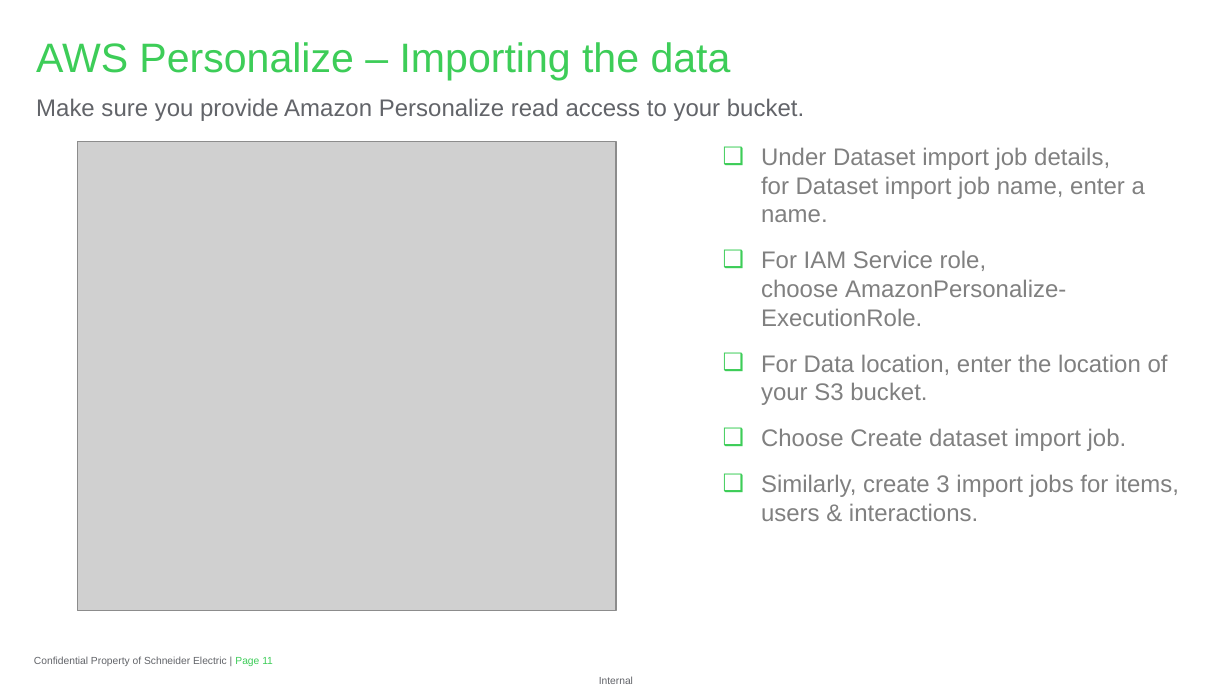
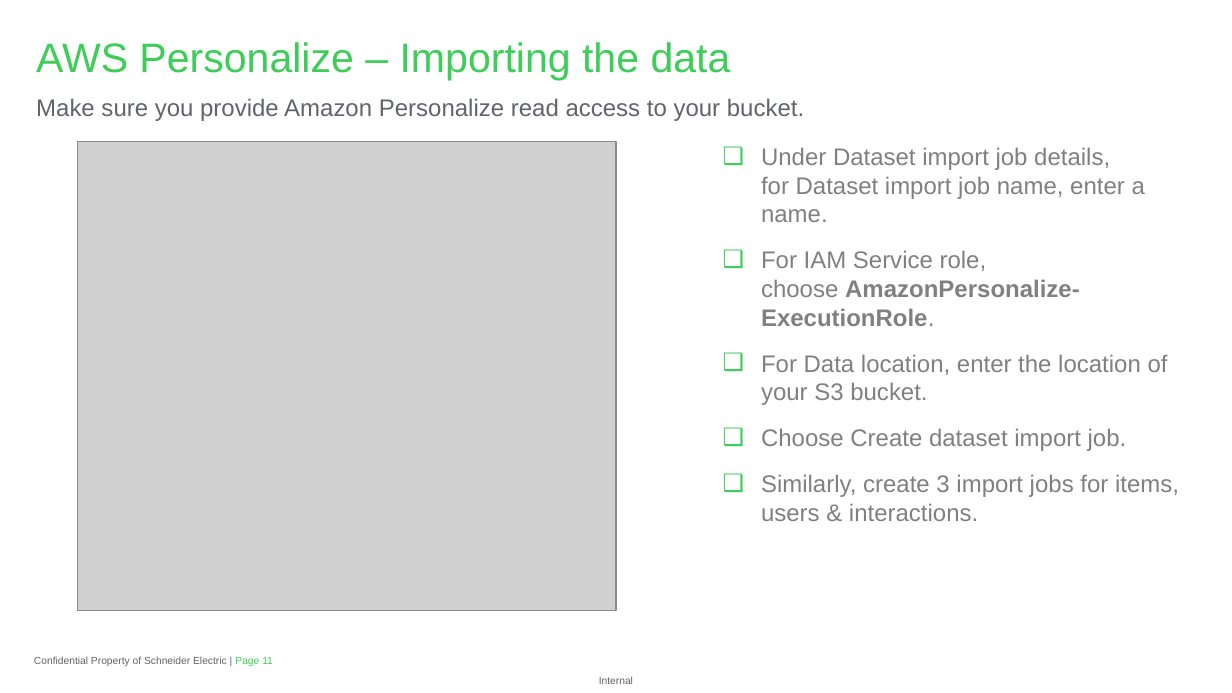
Before and after one commit to ghoshark/Recommender-API-AWS-Personalize, a slide deck: slide 11 of Recommender API with Amazon Personalize.pptx. Drawn at 1232x693 pixels with LibreOffice and Linux fonts; fonts in the diff are those of the drawing; grey boxes stand for pictures; background and template pictures are left out. Boxes give left, top, right and bottom in pixels: in the first picture for what was removed or moved away, otherwise in the second. Text is boxed around its words. In the diff, an @@ line names an element or a change of style, - is before the commit and + after.

```diff
--- a/Recommender API with Amazon Personalize.pptx
+++ b/Recommender API with Amazon Personalize.pptx
@@ text at [761, 250, 1080, 326]: bold on in "AmazonPersonalize-ExecutionRole." @@
```
Also in this commit, not shown: 4 other slides changed, 2 other files.
